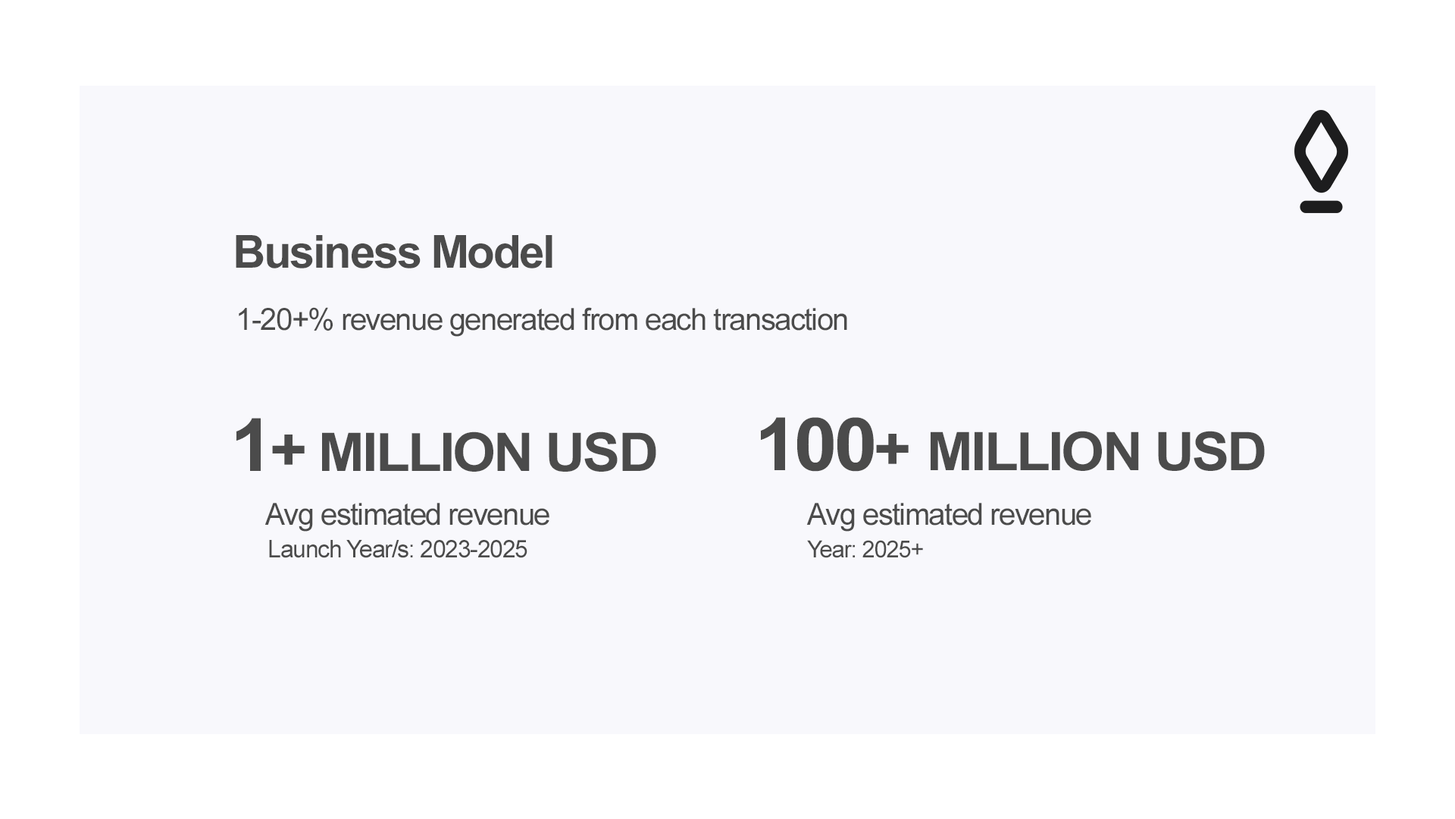
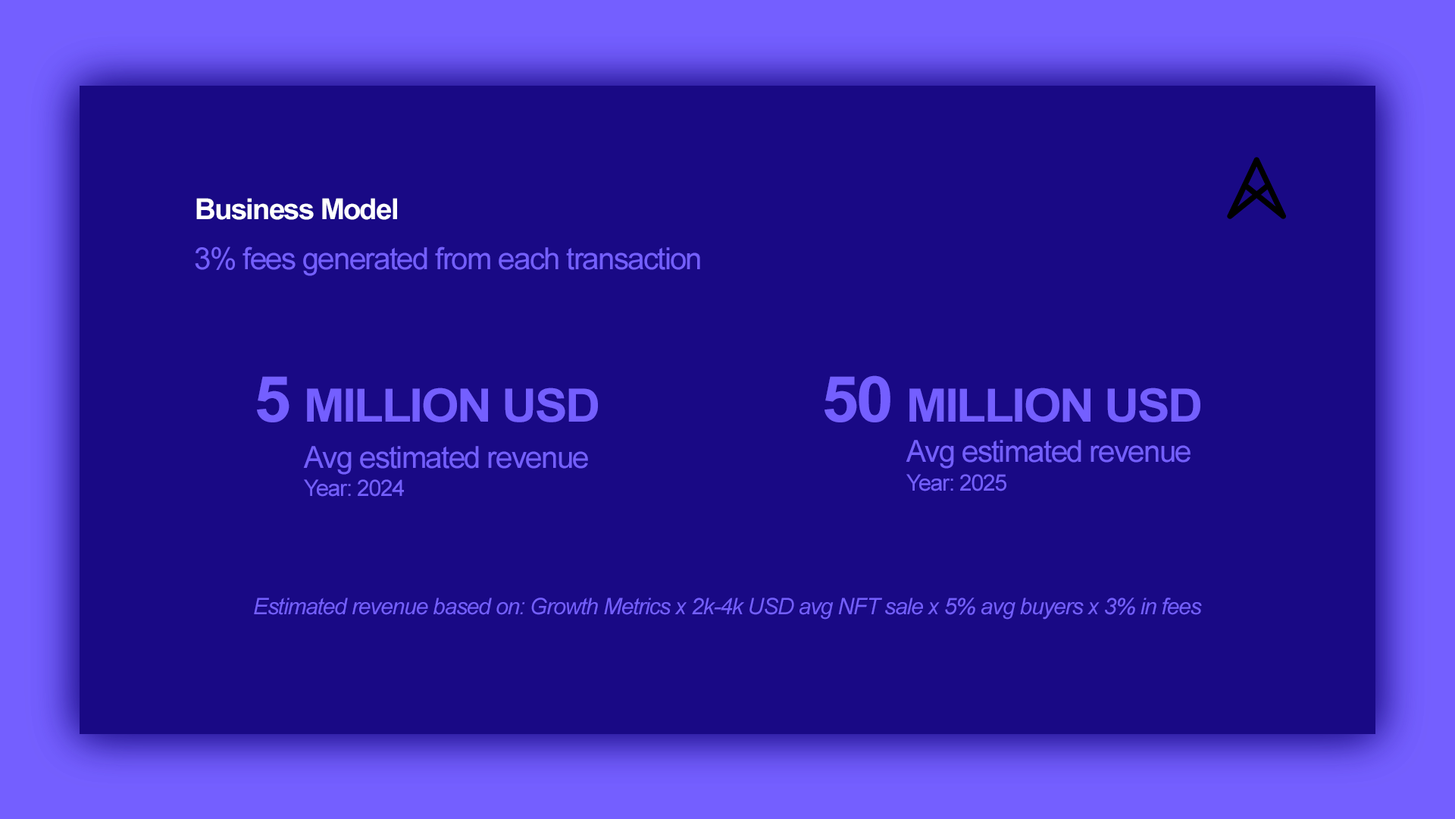
Revision of a layered w=1455, h=819 image; what changed, layer by layer:
added layer "Arells-Icon-Ebony" above "Estimated revenue based on: Growth Metrics x 2k-4k USD avg NFT" over [1227, 156, 1287, 220]
added layer "Estimated revenue based on: Growth Metrics x 2k-4k USD avg NFT" above "Year: 2025" over [253, 597, 1203, 620]
added layer "Year: 2025" above "Year: 2024" over [906, 473, 1007, 492]
added layer "Year: 2024" above "Avg estimated revenue copy" over [303, 479, 405, 497]
renamed "100+ MILLION USD" to "Avg estimated revenue copy", moved it above "Avg estimated revenue", painted on it over [760, 416, 1266, 472]
painted on "Avg estimated revenue" over [303, 445, 1092, 532]
removed layer "Year: 2025+" over [807, 539, 924, 558]
removed layer "Launch Year/s: 2023-2025" over [269, 539, 528, 558]
renamed "Avg estimated revenue" to "3% fees generated from each transaction", painted on it over [194, 246, 701, 532]
removed layer "1-20+% revenue generated from each transaction" over [238, 306, 848, 337]
painted on "Business Model" over [196, 197, 553, 269]
added layer "50 MILLION USD" above "5 MILLION USD" over [824, 375, 1201, 423]
renamed "1+ MILLION USD" to "5 MILLION USD", painted on it over [235, 375, 657, 472]
removed layer "EcareIcon" over [1294, 109, 1349, 213]
painted on "Rectangle 2" over [79, 85, 1376, 734]
removed layer "Background" over [0, 0, 1455, 819]
added layer "Rectangle 2 copy 2" (80%) above "Rectangle 2 copy" over [24, 30, 1432, 790]
added layer "Rectangle 2 copy" above "Layer 0" over [24, 30, 1432, 790]
added layer "Layer 0" over [0, 0, 1455, 819]
